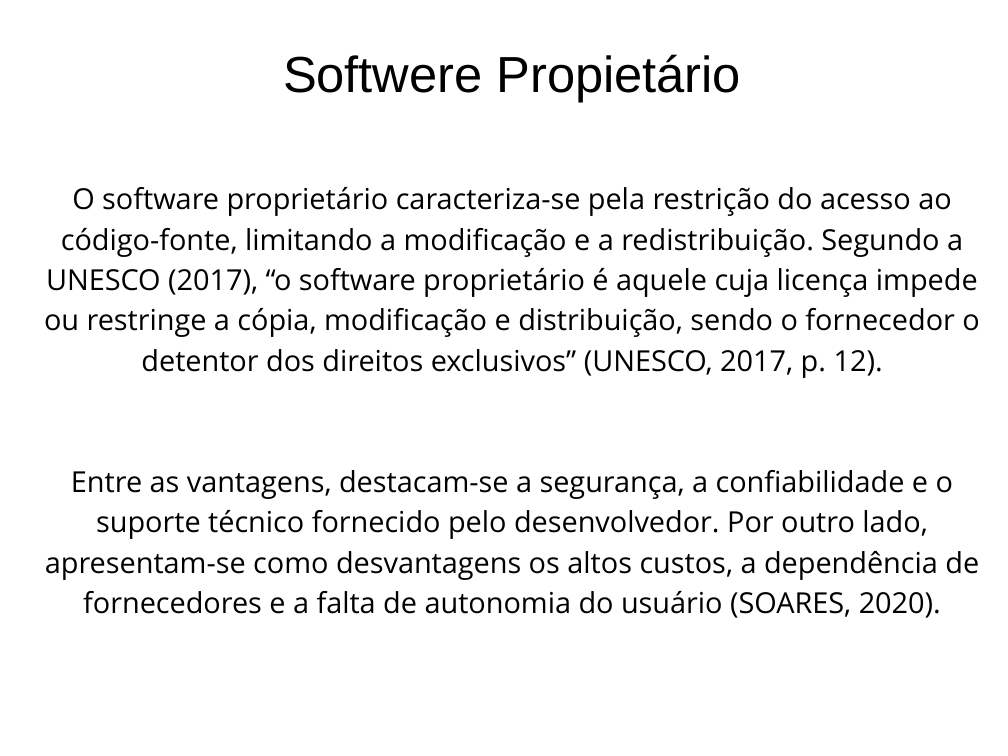
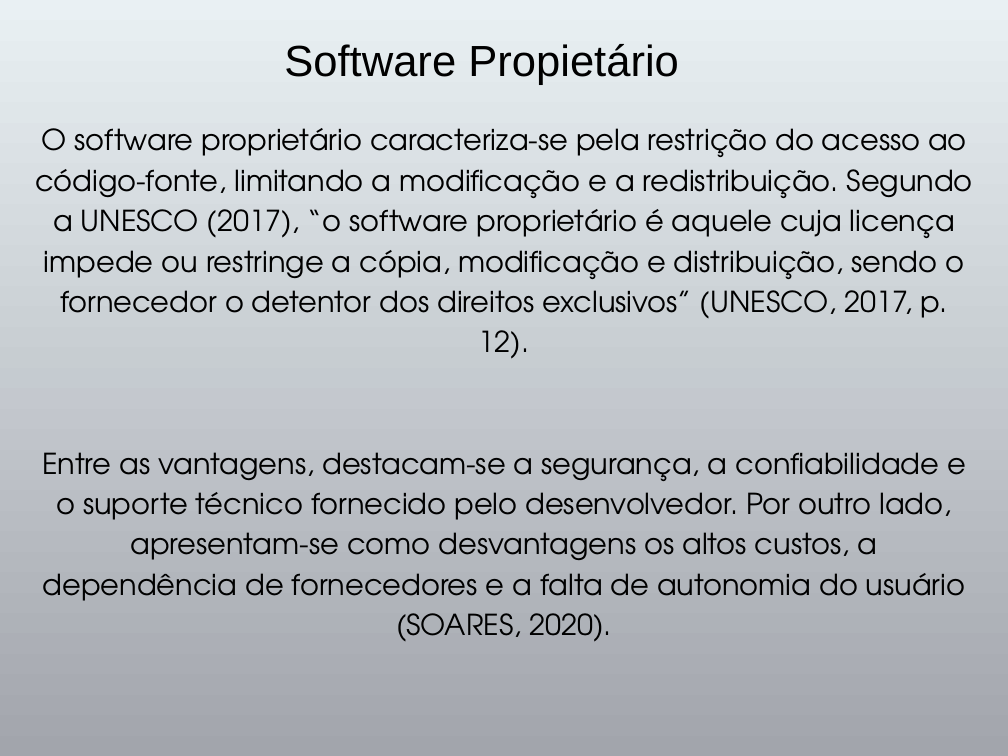
Before and after one commit to ETECVAV-C1-Amadores/Trabalho-Licenciamento-de-Software, a slide deck: slide 6 of Slide-do-Licenciamento.pptx. Drawn at 1008x756 pixels with LibreOffice and Linux fonts; fonts in the diff are those of the drawing. Boxes give left, top, right and bottom in pixels: in the first picture for what was removed or moved away, otherwise in the second. Text is boxed around its words. In the diff, an @@ line names an element or a change of style, - is before the commit and + after.

```diff
--- a/Slide-do-Licenciamento.pptx
+++ b/Slide-do-Licenciamento.pptx
@@ background #FFFFFF to gradient #E9F0F3 to #A2A5AC @@
@@ text at [284,44,679,85]: text changed; size 38.5 to 33.2 pt @@
-Softwere Propietário
+Software Propietário
@@ text "O software proprietário caracteriza-se pela ...": place and size @@
-text "O software proprietário caracteriza-se pela ..." at [44,187,979,618]
+text "O software proprietário caracteriza-se pela ..." at [35,128,973,642]
@@ text "O software proprietário caracteriza-se pela ..." at [35,128,973,642]: font Open Sans to TeX Gyre Adventor @@
```
Also in this commit, not shown: 8 other slides changed, 3 slides added.
